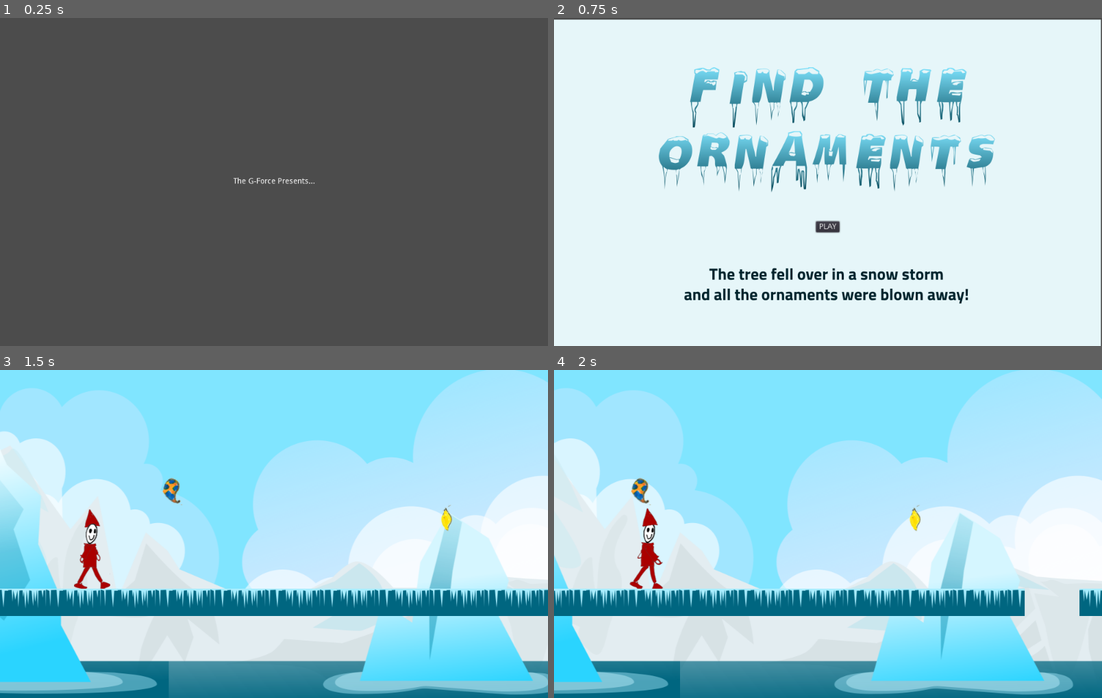
Above: before the commit, frames 1-4 (two rows, left to right).
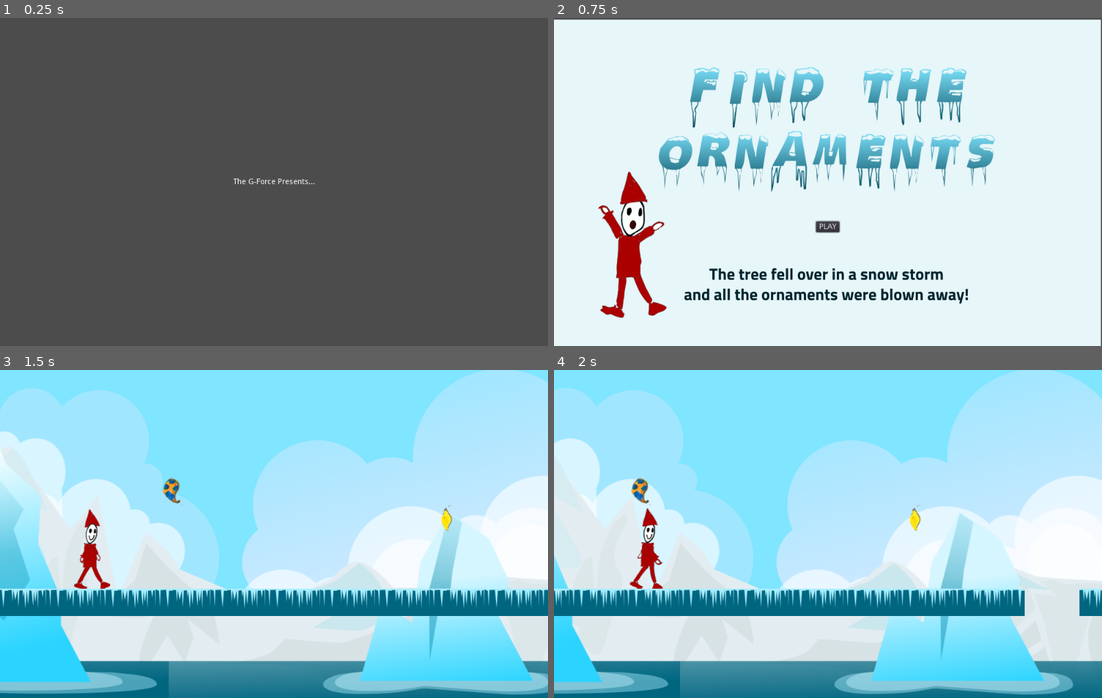
Above: after the commit, the same moments.

Repository: the-g-force/FamJam-December2020
Game: Godot game, scene res://src/SplashScreen.tscn
Two runs of this game, one before a commit and one after it. Both use one fixed random seed, a clock stepped at 60 frames per second and the inputs below.
Inputs (mouse positions are in pixels of both pictures, inside the frame that each line leads up to):
- Up to frame 1 (0.25 s): no input
- Up to frame 2 (0.75 s): tap Enter at 0.5 s; move the mouse to (948, 165) at 0.52 s; click (948, 165) at 0.67 s
- Up to frame 3 (1.5 s): tap Space (jump) at 0.77 s; click "PLAY" at 1.25 s
- Up to frame 4 (2 s): no input

The runs differ from the first frame. In frame 1, less than 0.1% of the frame differs, in the area x 42-58%, y 48-51%; in frame 2, 1.8%, in the area x 8-21%, y 46-92%; in frame 3, nothing differs; in frame 4, nothing differs.

Commit message:
Adjust main menu

Diff:
--- a/project/src/SplashScreen.tscn
+++ b/project/src/SplashScreen.tscn
@@ -3,10 +3,14 @@
 [ext_resource path="res://src/SplashScreen.gd" type="Script" id=1]
 
 [node name="SplashScreen" type="Control"]
-anchor_right = 1.0
-anchor_bottom = 1.0
-margin_top = -1.33484
-margin_bottom = -1.33484
+anchor_left = 0.5
+anchor_top = 0.5
+anchor_right = 0.5
+anchor_bottom = 0.5
+margin_left = -500.0
+margin_top = -300.0
+margin_right = 500.0
+margin_bottom = 300.0
 script = ExtResource( 1 )
 __meta__ = {
 "_edit_use_anchors_": false
Binary file changed: project/assets/mainscreen.png
